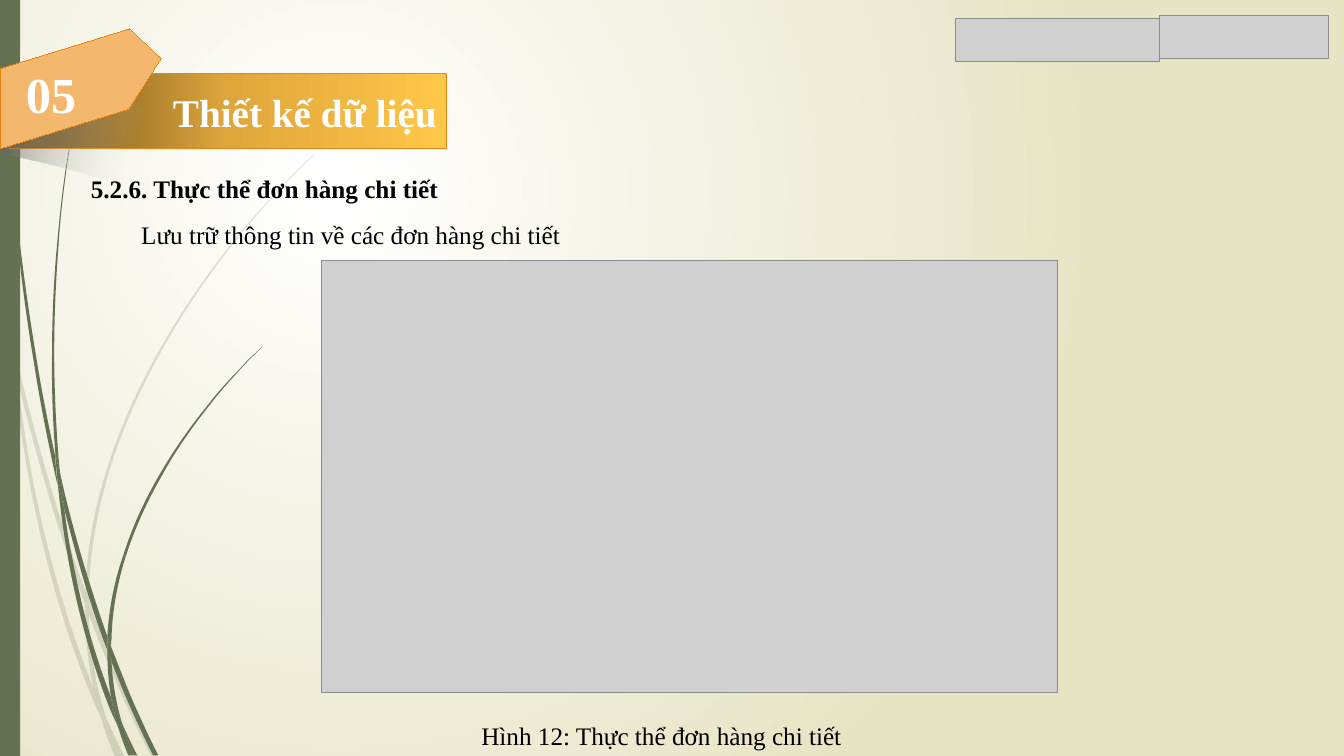
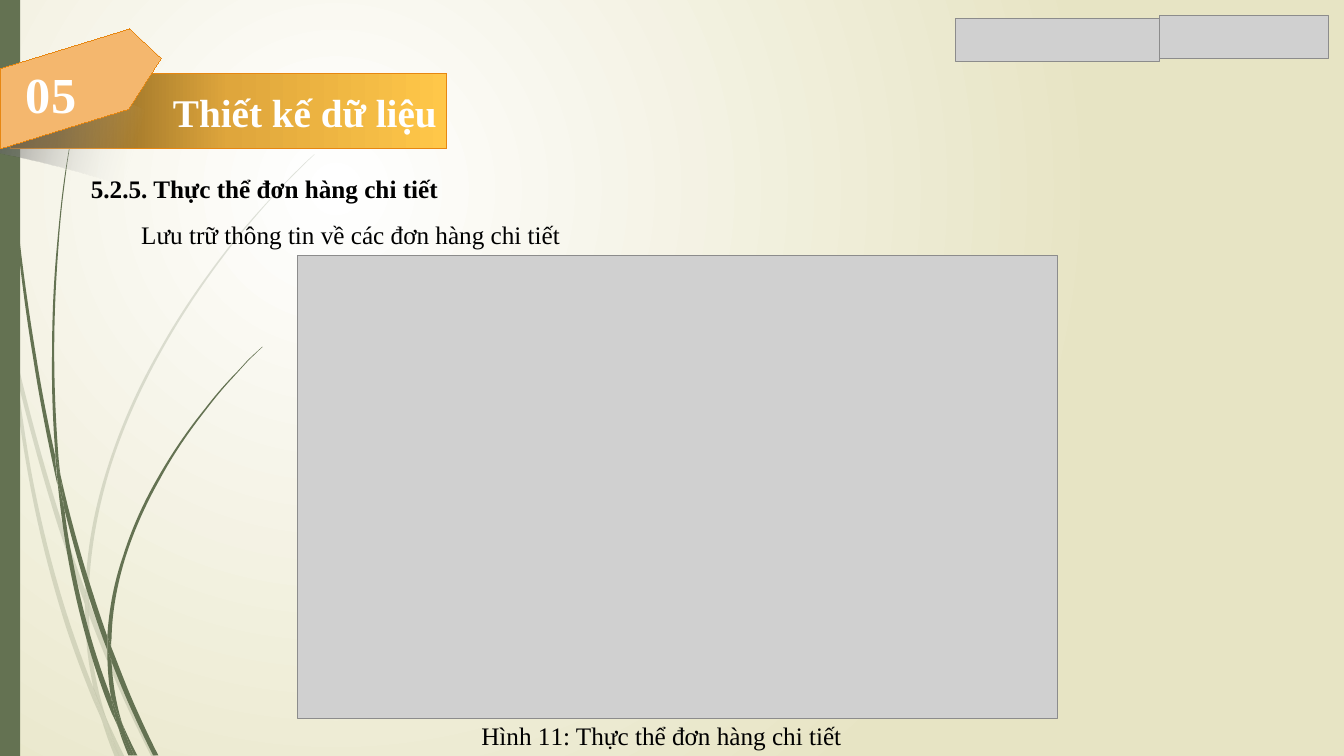
Before and after one commit to Trong-Nhan/Do_An_Ky_Cuoi, a slide deck: slide 35 of Slide Đồ Án.pptx (slide 36 before the commit). Drawn at 1344x756 pixels with LibreOffice and Linux fonts; fonts in the diff are those of the drawing; grey boxes stand for pictures. Boxes give left, top, right and bottom in pixels: in the first picture for what was removed or moved away, otherwise in the second. Text is boxed around its words. In the diff, an @@ line names an element or a change of style, - is before the commit and + after.

```diff
--- a/Slide Đồ Án.pptx
+++ b/Slide Đồ Án.pptx
@@ text at <box>91,179,438,204</box>: text changed @@
-5.2.6. Thực thể đơn hàng chi tiết
+5.2.5. Thực thể đơn hàng chi tiết
@@ picture: place and size @@
-picture at <box>322,260,1058,693</box>
+picture at <box>297,255,1058,718</box>
@@ text at <box>481,726,841,751</box>: text changed @@
-Hình 12: Thực thể đơn hàng chi tiết
+Hình 11: Thực thể đơn hàng chi tiết
```
Also in this commit, not shown: 22 other slides changed.
